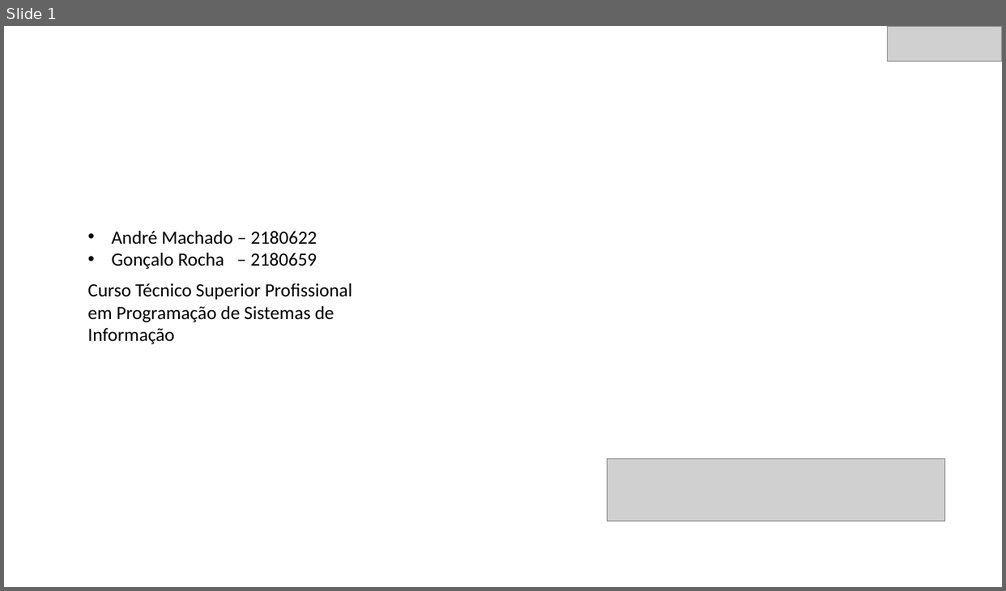
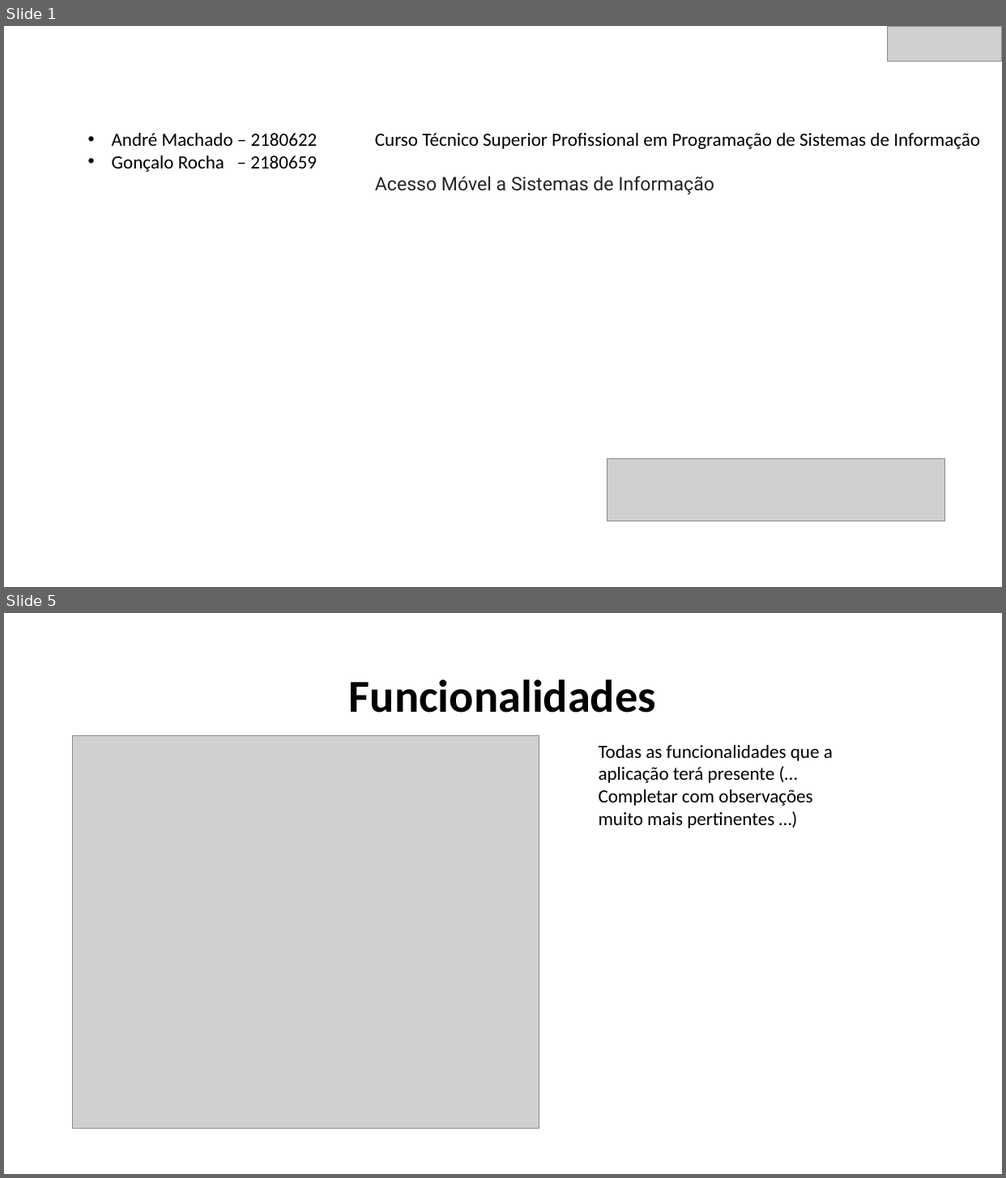
Before and after one commit to 2180622/IPL_PSI_ProjetoFinal_SARAMAGO, a slide deck: Documentacao/Especificacao_Sistema_Informacao/AndroidPowerPoint.pptx. Shown one above the other, each under a label of ours: slide 1 before the commit, slides 1 and 5 after it; the slides between them are not shown. The pictures are 1006x591 and 1006x1178 pixels, drawn with LibreOffice and Linux fonts; fonts in the diff are those of the drawing; grey boxes stand for pictures; background and template pictures are left out. Boxes give left, top, right and bottom in pixels: in the first picture for what was removed or moved away, otherwise in the second. Text is boxed around its words. In the diff, an @@ line names an element or a change of style, - is before the commit and + after.

```diff
--- a/Documentacao/Especificacao_Sistema_Informacao/AndroidPowerPoint.pptx
+++ b/Documentacao/Especificacao_Sistema_Informacao/AndroidPowerPoint.pptx
@@ slide 5 added at <box>4,613,1002,1174</box>, background #FFFFFF @@
@@ title added at <box>349,679,656,713</box>, 44 pt, text #000000, bold @@
+Funcionalidades
@@ picture added at <box>73,736,539,1129</box> @@
@@ text added at <box>599,745,833,828</box>, 18 pt, text #000000 @@
+Todas as funcionalidades que a aplicação terá presente (… Completar com observações muito mais pertinentes …)
@@ slide 1 changed as well @@
@@ text "André Machado – 2180622": place and size @@
-text "André Machado – 2180622" at <box>112,231,317,269</box>
+text "André Machado – 2180622" at <box>112,133,317,172</box>
@@ text "Curso Técnico Superior Profissional em ...": place and size @@
-text "Curso Técnico Superior Profissional em ..." at <box>88,284,352,344</box>
+text "Curso Técnico Superior Profissional em ..." at <box>375,133,980,194</box>
@@ text at <box>375,176,714,194</box>: paragraph added @@
+Acesso Móvel a Sistemas de Informação
```
Also in this commit, not shown: 5 other slides added, 1 other file.
